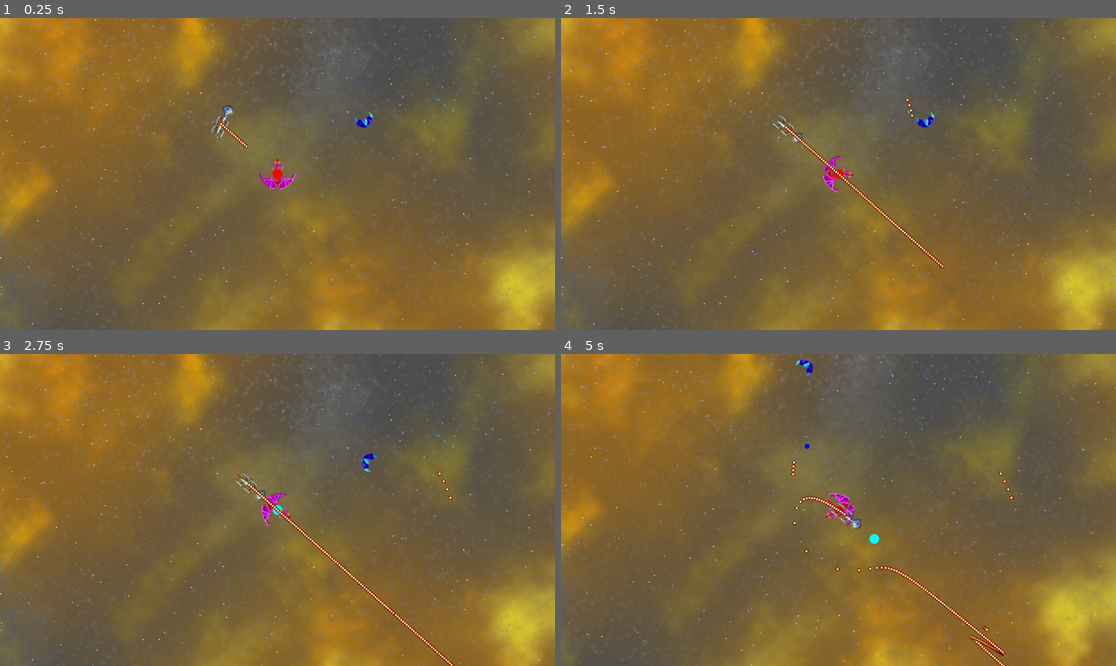
Above: before the commit, frames 1-4 (two rows, left to right).
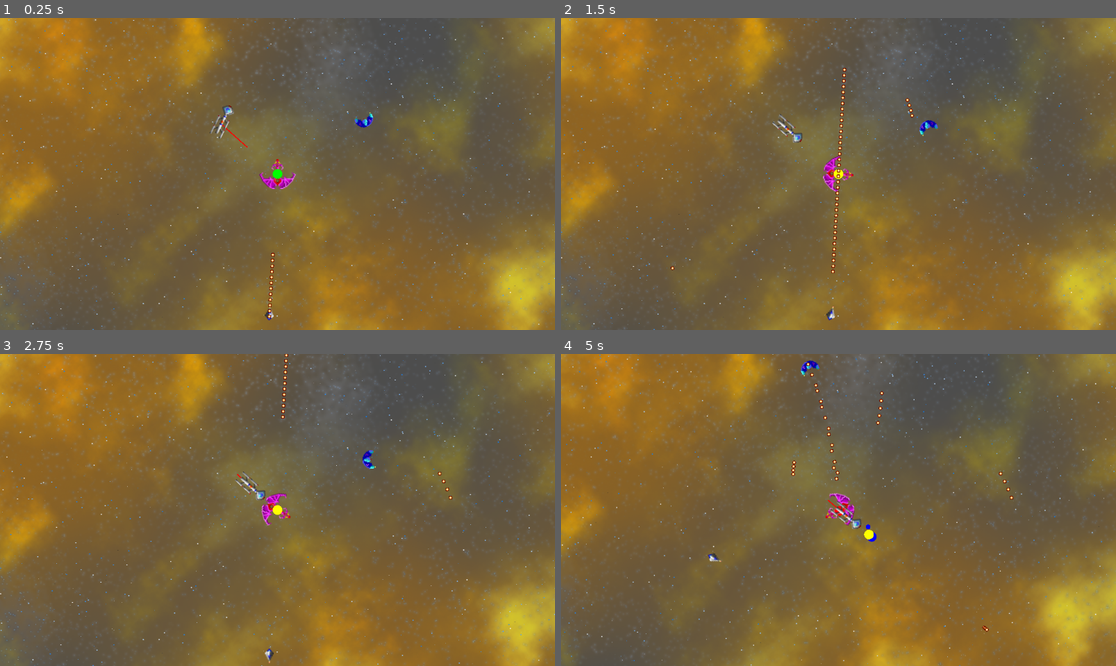
Above: after the commit, the same moments.

Repository: jorisvddonk/after-the-doctrinal-conflict
Game: Godot game, scene res://main.tscn
Same seed, same stepped clock (60 frames per second), same inputs: the game is played once before the commit and once after it.
Inputs:
- Up to frame 1 (0.25 s): no input
- Up to frame 2 (1.5 s): tap Enter at 0.5, 1.35 s; hold D 0.53-1.28 s; hold Enter 0.53-1.28 s; tap Space at 0.77 s; hold A from 1.28 s (still down)
- Up to frame 3 (2.75 s): tap Space at 1.52 s; release A at 2.03 s; hold D from 2.03 s (still down); hold Enter from 2.03 s (still down)
- Up to frame 4 (5 s): release D at 2.78 s; release Enter at 2.78 s; hold W 2.78-3.53 s; tap Enter at 2.85, 4.35 s; tap Space at 3.02, 3.77, 4.52 s; hold Enter 3.53-4.28 s; hold A from 3.53 s (still down)

The runs differ from the first frame. In frame 1, 0.2% of the frame differs, in the area x 39-51%, y 33-97%; in frame 2, 0.9%; in frame 3, 0.8%; in frame 4, 1.0%, in the area x 26-81%, y 1-100%.

Commit message:
Added another ship AI that works much better at knowing when to shoot.

Diff:
--- a/src/Ship.gd
+++ b/src/Ship.gd
@@ -66,7 +66,7 @@
 
 	position += velocity * delta
 
-	emit_signal("shoot", SHOT_BASE_SPEED, target) # TODO: figure out _when_ to shoot
+	#emit_signal("shoot", SHOT_BASE_SPEED, target) # TODO: figure out _when_ to shoot
 
 	queue_redraw() # redraw
 
--- /dev/null
+++ b/src/Ship3.gd
@@ -0,0 +1,144 @@
+extends Node2D
+
+signal shoot
+
+var Bullet = load("res://Bullet.tscn")
+
+const OFFSET_ALLOWED = 0.0872664626 # 5 degrees
+const SHOOT_OFFSET_ALLOWED = OFFSET_ALLOWED * 0.1
+const SHOT_BASE_SPEED = 700
+
+var velocity = Vector2(0,0)
+@export var acceleration = 230
+@export var rotationSpeed = 0.007
+@export var maxSpeed = 300
+
+var P1
+var P2
+var intercepting
+
+func _ready():
+	pass
+
+# Called every frame. 'delta' is the elapsed time since the previous frame.
+func _process(delta):
+	var target : Node2D = self.owner.get_node("PlayerShip")
+	var possible_bullet_velocity = velocity.length() + SHOT_BASE_SPEED
+
+	# Determine if we need to lead our shot more, or lag our shot more:
+	# Take our current "shooting angle" as an infinite line, and intersect it with the target ship's motion vector. This is point P1
+	# Then, calculate how many seconds it takes for our shot to arrive at point P1.
+	# Next, determine where the target would be at that time. This is point P2.
+	# Calculate the distance P1 and P2. If this is smaller than the target's diameter, shoot!
+	# Calculate the distance between the target and P1 (DPT1), and the distance between the target and P2 (DPT2).
+	# If DPT1 > DPT2, our shot is 'leading'
+	# If DPT2 > DPT1, our shot is 'trailing' (lagging)
+	# When leading, we need to rotate towards target.
+	# When lagging, we need to rotate away from target.
+
+	var selfShootVec = Vector2(0, -possible_bullet_velocity).rotated(rotation)
+	var targetPos = target.position
+	var targetVec = target.velocity
+	var is_truly_stationary = false
+
+	if targetVec.length() == 0:
+		is_truly_stationary = true
+		targetVec = Vector2.UP.normalized() * 0.1
+
+	P1 = self.intersect(position, selfShootVec, targetPos, targetVec)
+	if P1 != null:
+		intercepting = false
+		var secondsUntilShotAtP1 = (P1 - position).length() / possible_bullet_velocity # we can only do this because we know P1 is on our shoot vector
+		var P2_rel = (targetVec * secondsUntilShotAtP1) # P2, but relative to the target ship's own center (as origin)
+		P2 = P2_rel + targetPos
+		var DPT1 = (P1 - targetPos).length()
+		var DPT2 = (P2 - targetPos).length()
+		if DPT2 > DPT1:
+				print("lagging, rotate away from target")
+				self.turn_to(targetPos, -1)
+		if DPT1 > DPT2:
+				print("leading, rotate towards target")
+				self.turn_to(targetPos, 1)
+		var z = abs(DPT1 - DPT2)
+		if z < 80:
+			emit_signal("shoot", SHOT_BASE_SPEED, P1)
+
+	else:
+		P2 = null
+		intercepting = true
+		# just turn towards the player so we get a better angle on them...
+		# use the interception function!
+		var targetIntercept = self.intercept(position, possible_bullet_velocity, targetPos, targetVec)
+		P1 = targetIntercept
+		self.turn_to(targetIntercept, 1)
+
+	# TODO: thrust....
+
+	queue_redraw() # redraw
+
+func turn_to(targetPos, angle_mod):
+		var turn_angle = Vector2.UP.rotated(rotation).angle_to(targetPos - self.position)
+		var turn_angle_c = clamp(turn_angle, -PI * rotationSpeed, PI * rotationSpeed) as float
+		if !is_nan(turn_angle):
+			rotation += turn_angle_c * angle_mod
+
+func intersect(pos1, vec1, pos3, vec3):
+	var pos2 = pos1 + (vec1.normalized() * 1000)
+	var pos4 = pos3 + (vec3.normalized() * 1000)
+	var x1 = pos1.x
+	var y1 = pos1.y
+	var x2 = pos2.x
+	var y2 = pos2.y
+	var x3 = pos3.x
+	var y3 = pos3.y
+	var x4 = pos4.x
+	var y4 = pos4.y
+
+	if ((x1 == x2 && y1 == y2) || (x3 == x4 && y3 == y4)):
+		return null
+
+	var denominator = ((y4 - y3) * (x2 - x1) - (x4 - x3) * (y2 - y1))
+
+	if (denominator == 0):
+		return null # parallel lines
+
+	var ua = ((x4 - x3) * (y1 - y3) - (y4 - y3) * (x1 - x3)) / denominator
+	var ub = ((x2 - x1) * (y1 - y3) - (y2 - y1) * (x1 - x3)) / denominator
+
+	if (ua < 0 || ua > 1 || ub < 0 || ub > 1):
+		return null # line is outside of the line segments defined by pos1-pos2 and pos3-pos4
+
+	return Vector2(x1 + ua * (x2 - x1), y1 + ua * (y2 - y1))
+
+func thrust(vel, delta):
+	#pass # temporarily disabled
+	velocity += Vector2(0, -acceleration*delta*vel).rotated(rotation)
+
+func rotate_(angle: float):
+	rotation += clamp(angle, -PI * rotationSpeed, PI * rotationSpeed) as float
+
+func _draw():
+	var inv = get_global_transform().inverse()
+	#if thrust_vec != null:
+#		draw_set_transform(Vector2.ZERO, inv.get_rotation(), Vector2.ONE) # undo global rotation
+#		draw_line(Vector2.ZERO, thrust_vec, Color.BLUE, 2.0)
+	if P1 != null:
+		draw_set_transform(inv.origin, inv.get_rotation(), Vector2.ONE) # undo global rotation and position
+		draw_circle(P1, 10, Color.YELLOW if intercepting else Color.GREEN)
+		if P2 != null:
+			draw_circle(P2, 5, Color.GREEN)
+
+func intercept(shooter: Vector2, bullet_speed: float, target: Vector2, target_velocity: Vector2):
+	var displacement = shooter - target
+	var a = bullet_speed * bullet_speed - target_velocity.dot(target_velocity)
+	var b = -2 * target_velocity.dot(displacement)
+	var c = -displacement.dot(displacement)
+	var lrg = largest_root_of_quadratic_equation(a, b, c)
+	if lrg == NAN or lrg == null:
+		return null
+	else:
+		var interception_world = target + (target_velocity * lrg)
+		return interception_world
+
+func largest_root_of_quadratic_equation(a, b, c):
+	return (b + sqrt(b * b - 4 * a * c)) / (2 * a)
--- /dev/null
+++ b/src/Ship3.tscn
@@ -0,0 +1,12 @@
+[gd_scene load_steps=3 format=3 uid="uid://c6wkqox4jd7kn"]
+
+[ext_resource type="Script" path="res://Ship3.gd" id="1_1o881"]
+[ext_resource type="Texture2D" uid="uid://dldnwhl4fcw0e" path="res://content/sc2/scout-big-000.png" id="2_amhba"]
+
+[node name="Ship3" type="Node2D"]
+script = ExtResource("1_1o881")
+
+[node name="Sprite" type="Sprite2D" parent="."]
+position = Vector2(0, -7)
+scale = Vector2(2, 2)
+texture = ExtResource("2_amhba")
--- a/src/main.gd
+++ b/src/main.gd
@@ -6,9 +6,10 @@
 func _ready():
 	rng.randomize()
 	$PlayerShip.shoot.connect(_on_Ship_shoot.bind($PlayerShip))
-	$PlayerShip.debug.connect(_on_Debug.bind($Ship2))
+	$PlayerShip.debug.connect(_on_Debug)
 	$Ship.shoot.connect(_on_Ship_shoot.bind($Ship))
 	$Ship2.shoot.connect(_on_Ship_shoot.bind($Ship2))
+	$Ship3.shoot.connect(_on_Ship_shoot.bind($Ship3))
 
 func _on_Ship_shoot(shotBaseSpeed, targetpos, ship):
 	var bullet = Bullet.instantiate()
@@ -20,5 +21,6 @@
 	bullet.rotation = ship.rotation
 	add_child(bullet)
 
-func _on_Debug(tgtShip):
-	tgtShip.rotation = rng.randf_range(-10.0, 10.0)
+func _on_Debug():
+	$Ship2.rotation = rng.randf_range(-10.0, 10.0)
+	$Ship3.rotation = rng.randf_range(-10.0, 10.0)
--- a/src/main.tscn
+++ b/src/main.tscn
@@ -1,9 +1,10 @@
-[gd_scene load_steps=5 format=3 uid="uid://ct1mu4rd7axkx"]
+[gd_scene load_steps=6 format=3 uid="uid://ct1mu4rd7axkx"]
 
 [ext_resource type="Script" path="res://main.gd" id="1"]
 [ext_resource type="PackedScene" uid="uid://c0s1vxe3p1ecc" path="res://PlayerShip.tscn" id="2"]
 [ext_resource type="PackedScene" uid="uid://dqxdal5wxfgqs" path="res://Ship.tscn" id="3"]
 [ext_resource type="PackedScene" uid="uid://dxn2nhj5k6iuh" path="res://Ship2.tscn" id="4_tyype"]
+[ext_resource type="PackedScene" uid="uid://c6wkqox4jd7kn" path="res://Ship3.tscn" id="5_6nvvg"]
 
 [node name="Node2D" type="Node2D"]
 script = ExtResource("1")
@@ -15,3 +16,6 @@
 
 [node name="Ship2" parent="." instance=ExtResource("4_tyype")]
 position = Vector2(300, 0)
+
+[node name="Ship3" parent="." instance=ExtResource("5_6nvvg")]
+position = Vector2(100, 400)
Binary file added: src/content/sc2/scout-big-000.png
Not shown, added: src/content/sc2/scout-big-000.png.import
